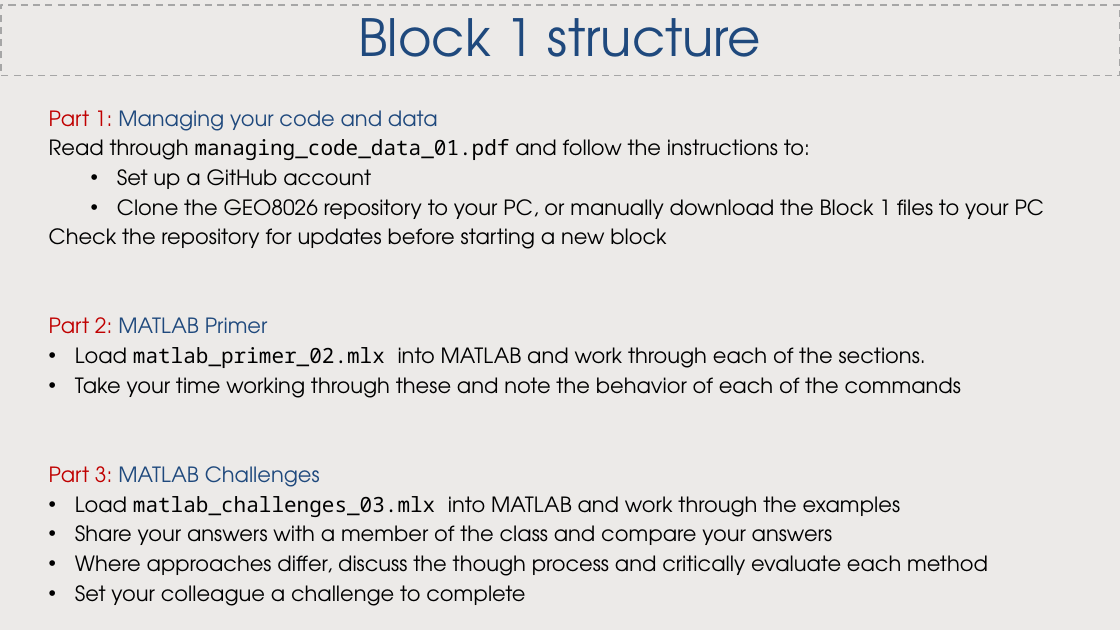
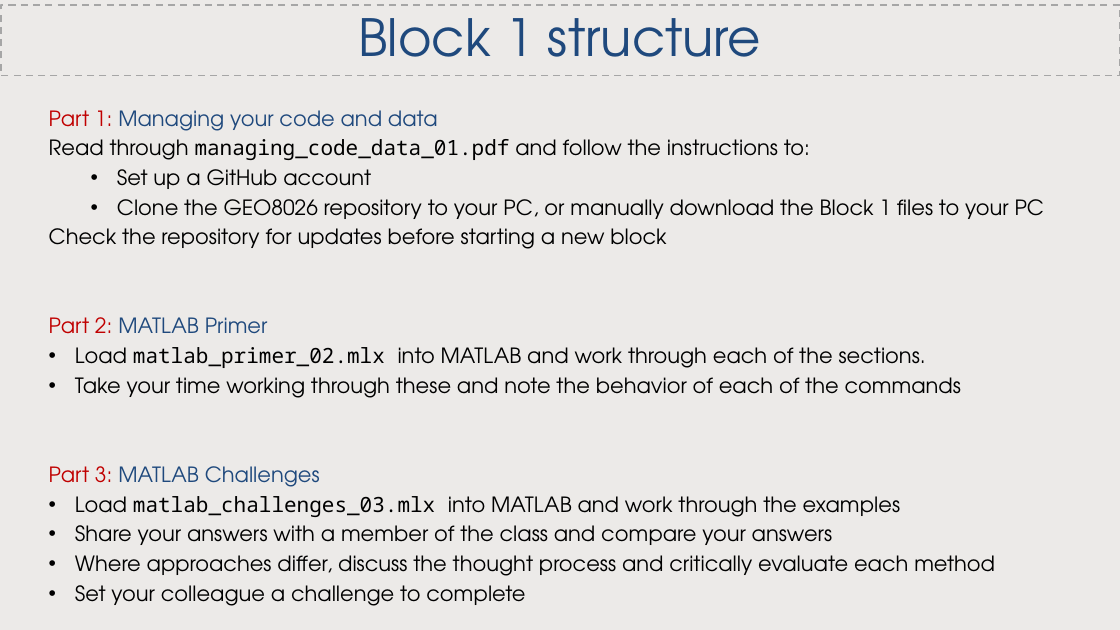
Before and after one commit to CatchmentSci/GEO8026, a slide deck: slide 3 of Block 01/slides/GEO8026_202122_Practical1.pptx. Drawn at 1120x630 pixels with LibreOffice and Linux fonts; fonts in the diff are those of the drawing. Boxes give left, top, right and bottom in pixels: in the first picture for what was removed or moved away, otherwise in the second. Text is boxed around its words. In the diff, an @@ line names an element or a change of style, - is before the commit and + after.

```diff
--- a/Block 01/slides/GEO8026_202122_Practical1.pptx
+++ b/Block 01/slides/GEO8026_202122_Practical1.pptx
@@ text at (75,555,995,576): text changed @@
-• Where approaches differ, discuss the though process and critically evaluate each method
+• Where approaches differ, discuss the thought process and critically evaluate each method
```
Also in this commit, not shown: 2 other files.
